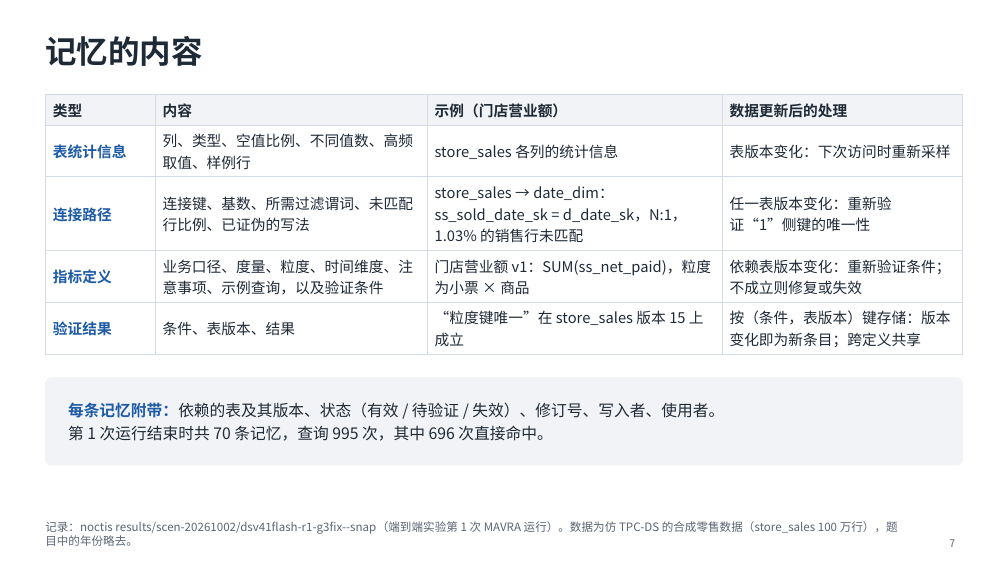
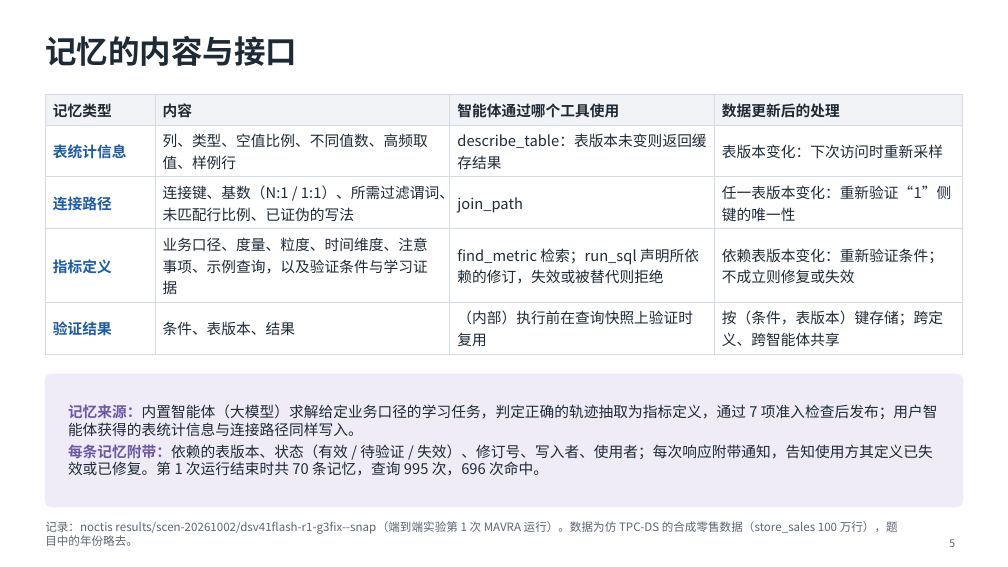
Before and after one commit to mmmttt000045/agent4db-adapter, a slide deck: slide 5 of docs/mavra-system.pptx (slide 7 before the commit). Drawn at 1008x567 pixels with LibreOffice and Linux fonts; fonts in the diff are those of the drawing. Boxes give left, top, right and bottom in pixels: in the first picture for what was removed or moved away, otherwise in the second. Text is boxed around its words. In the diff, an @@ line names an element or a change of style, - is before the commit and + after.

```diff
--- a/docs/mavra-system.pptx
+++ b/docs/mavra-system.pptx
@@ title at [45, 36, 297, 66]: text changed @@
-记忆的内容
+记忆的内容与接口
@@ table at [45, 95, 963, 351] @@
-row 1, column 1: 类型
+row 1, column 1: 记忆类型
-row 1, column 3: 示例（门店营业额）
+row 1, column 3: 智能体通过哪个工具使用
-row 2, column 3: store_sales 各列的统计信息
+row 2, column 3: describe_table：表版本未变则返回缓存结果
-row 3, column 2: 连接键、基数、所需过滤谓词、未匹配行比例、已证伪的写法
+row 3, column 2: 连接键、基数（N:1 / 1:1）、所需过滤谓词、未匹配行比例、已证伪的写法
-row 3, column 3: store_sales → date_dim：ss_sold_date_sk = d_date_sk，N:1，1.03% 的销售行未匹配
+row 3, column 3: join_path
-row 4, column 2: 业务口径、度量、粒度、时间维度、注意事项、示例查询，以及验证条件
+row 4, column 2: 业务口径、度量、粒度、时间维度、注意事项、示例查询，以及验证条件与学习证据
-row 4, column 3: 门店营业额 v1：SUM(ss_net_paid)，粒度为小票 × 商品
+row 4, column 3: find_metric 检索；run_sql 声明所依赖的修订，失效或被替代则拒绝
-row 5, column 3: “粒度键唯一”在 store_sales 版本 15 上成立
+row 5, column 3: （内部）执行前在查询快照上验证时复用
-row 5, column 4: 按（条件，表版本）键存储：版本变化即为新条目；跨定义共享
+row 5, column 4: 按（条件，表版本）键存储；跨定义、跨智能体共享
@@ rounded rectangle: place and size @@
-rounded rectangle at [45, 378, 963, 465]
+rounded rectangle at [45, 374, 963, 507]
@@ rounded rectangle at [45, 374, 963, 507]: fill #F1F3F6 to #EFECF7; outline #F1F3F6 1 pt to #EFECF7 1 pt; proportions changed @@
@@ text at [68, 404, 938, 476]: text changed; size 15 to 14 pt @@
-每条记忆附带：依赖的表及其版本、状态（有效 / 待验证 / 失效）、修订号、写入者、使用者。
-第 1 次运行结束时共 70 条记忆，查询 995 次，其中 696 次直接命中。
+记忆来源：内置智能体（大模型）求解给定业务口径的学习任务，判定正确的轨迹抽取为指标定义，通过 7 项准入检查后发布；用户智能体获得的表统计信息与连接路径同样写入。
+每条记忆附带：依赖的表版本、状态（有效 / 待验证 / 失效）、修订号、写入者、使用者；每次响应附带通知，告知使用方其定义已失效或已修复。第 1 次运行结束时共 70 条记忆，查询 995 次，696 次命中。
@@ page number at [949, 539, 955, 547]: text changed @@
-7
+5
```
Also in this commit, not shown: 5 other slides changed, 1 slide added, 7 slides removed, 2 other files.
